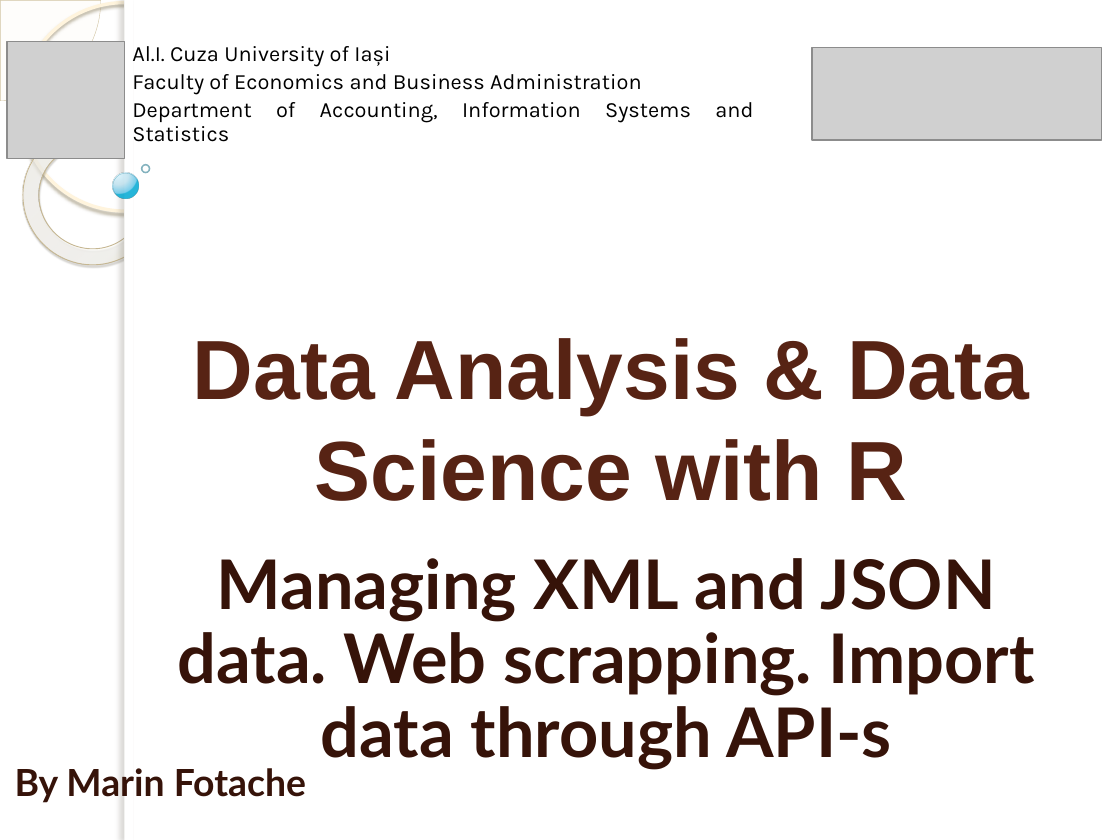
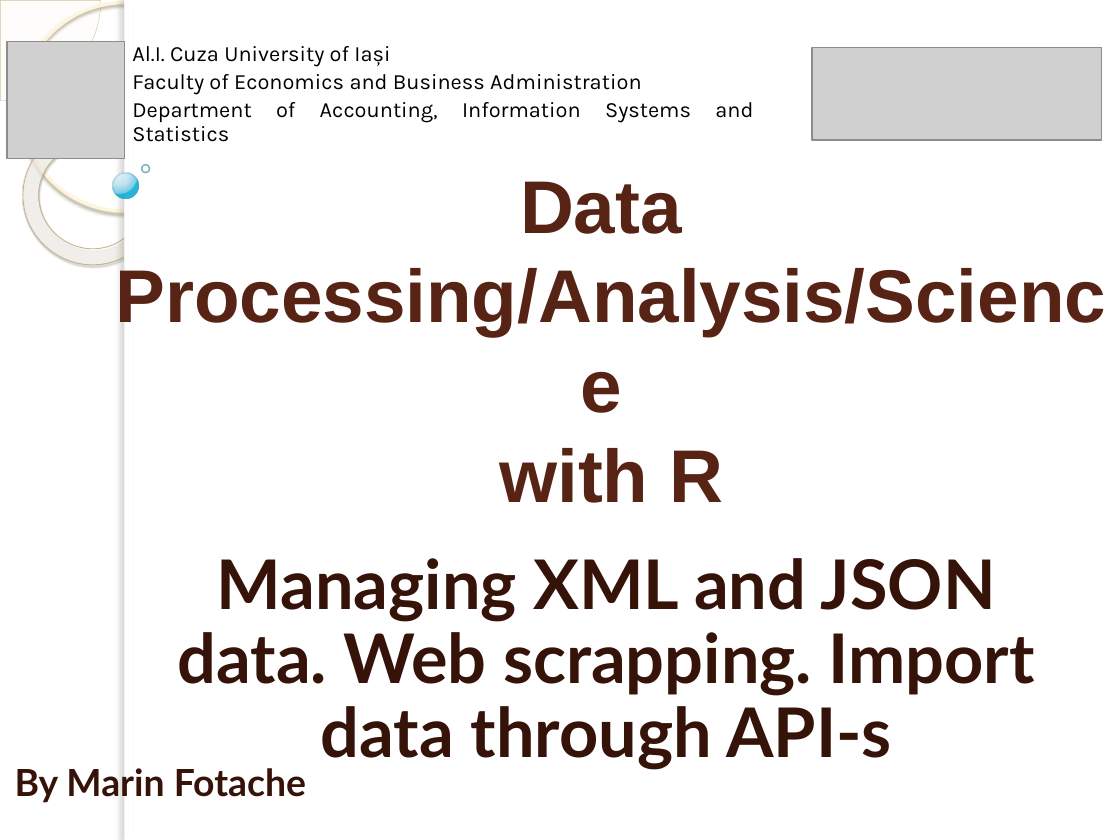
Before and after one commit to marinfotache/Data-Processing-Analysis-Science-with-R, a slide deck: slide 1 of 06 XML- JSON- Web Scrapping- APIs/06_html_xml_json__web_scrap__apis.pptx. Drawn at 1120x840 pixels with LibreOffice and Linux fonts; fonts in the diff are those of the drawing; grey boxes stand for pictures; background and template pictures are left out. Boxes give left, top, right and bottom in pixels: in the first picture for what was removed or moved away, otherwise in the second. Text is boxed around its words. In the diff, an @@ line names an element or a change of style, - is before the commit and + after.

```diff
--- a/06 XML- JSON- Web Scrapping- APIs/06_html_xml_json__web_scrap__apis.pptx
+++ b/06 XML- JSON- Web Scrapping- APIs/06_html_xml_json__web_scrap__apis.pptx
@@ title at <box>115,181,1106,503</box>: text changed; size 54 to 48 pt @@
-Data Analysis & Data Science with R
+Data
+Processing/Analysis/Science
+with R
```
Also in this commit, not shown: 2 other files.
